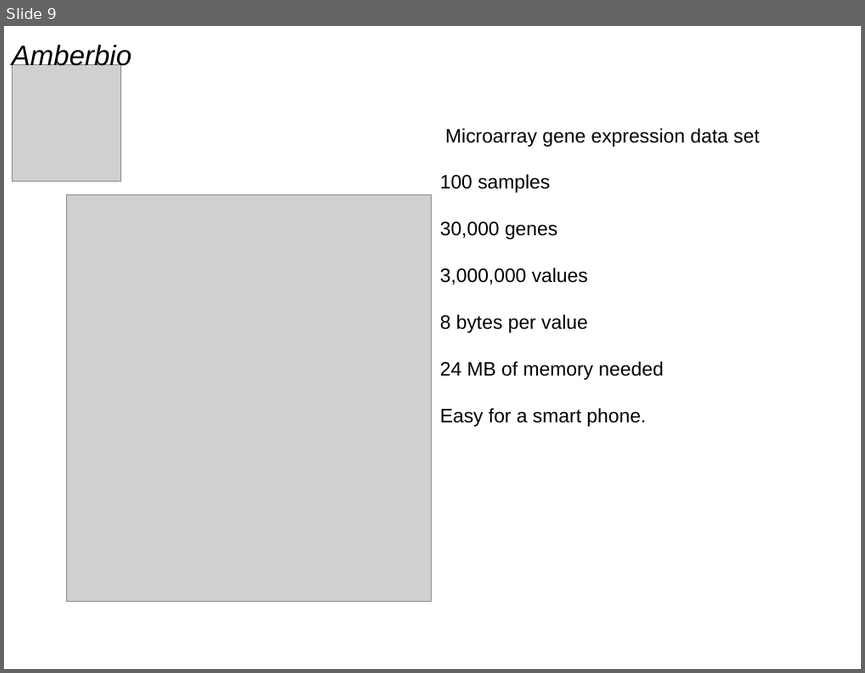
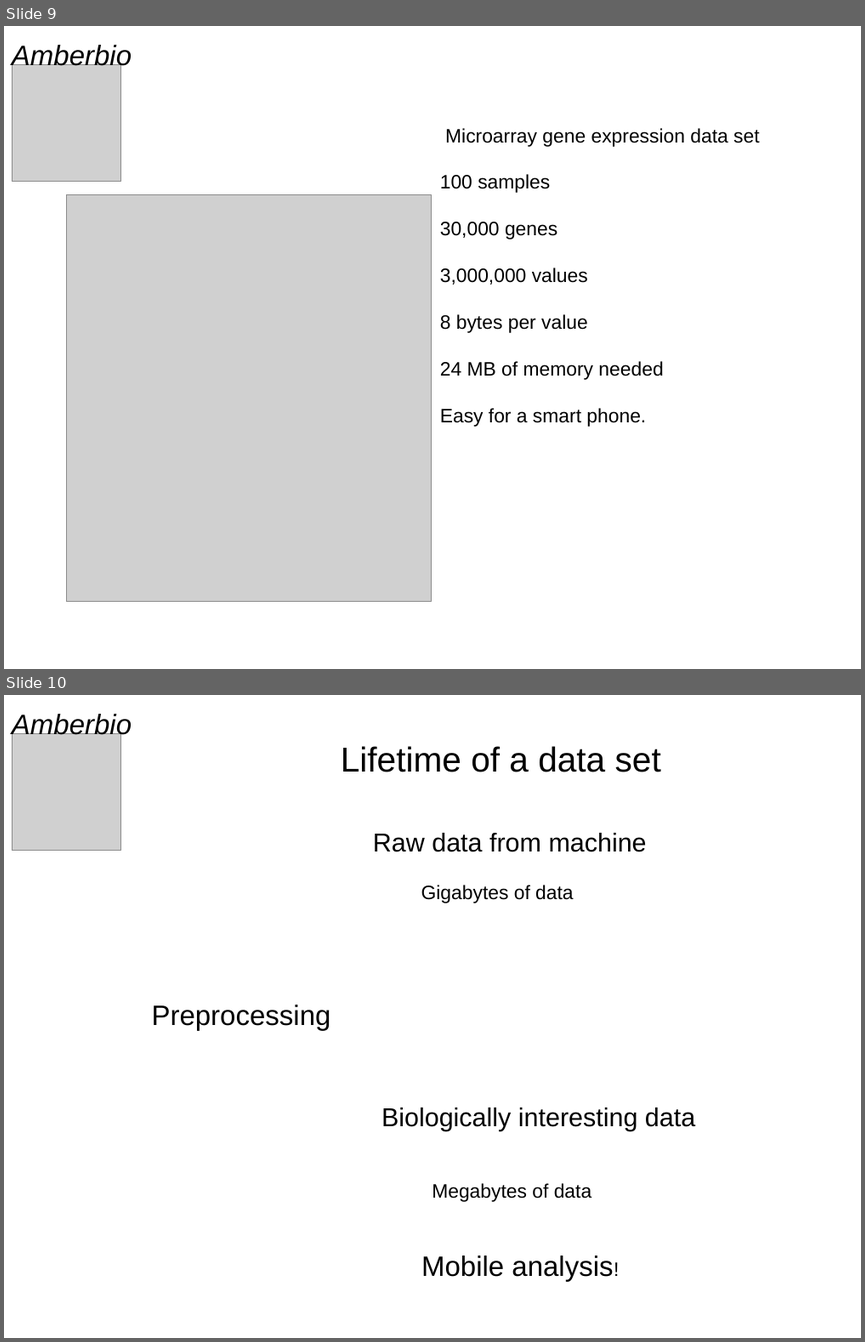
Before and after one commit to morten-krogh/amberbio-www, a slide deck: presentations/BigData.odp. Shown one above the other, each under a label of ours: slide 9 before the commit, slides 9 and 10 after it. The pictures are 865x673 and 865x1342 pixels, drawn with LibreOffice and Linux fonts; fonts in the diff are those of the drawing; grey boxes stand for pictures. Boxes give left, top, right and bottom in pixels: in the first picture for what was removed or moved away, otherwise in the second. Text is boxed around its words. In the diff, an @@ line names an element or a change of style, - is before the commit and + after.

Commit message:
big data presentation

```diff
--- a/presentations/BigData.odp
+++ b/presentations/BigData.odp
@@ slide 10 added at <box>4,695,861,1338</box>, background #FFFFFF @@
@@ text added at <box>12,714,132,740</box>, 26 pt, text #000000, italic @@
+Amberbio
@@ picture added at <box>12,734,120,851</box> @@
@@ text added at <box>152,746,695,1281</box>, 24 pt, text #000000 @@
+Lifetime of a data set
+Raw data from machine
+Gigabytes of data
+Preprocessing
+Biologically interesting data
+Megabytes of data
+Mobile analysis!
```
Also in this commit, not shown: 2 other slides added.
